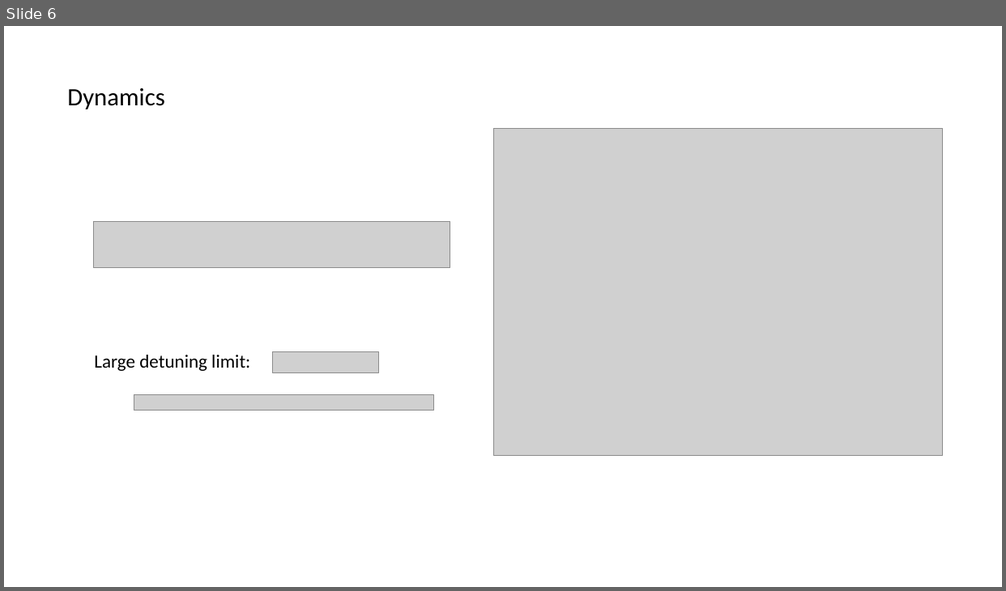
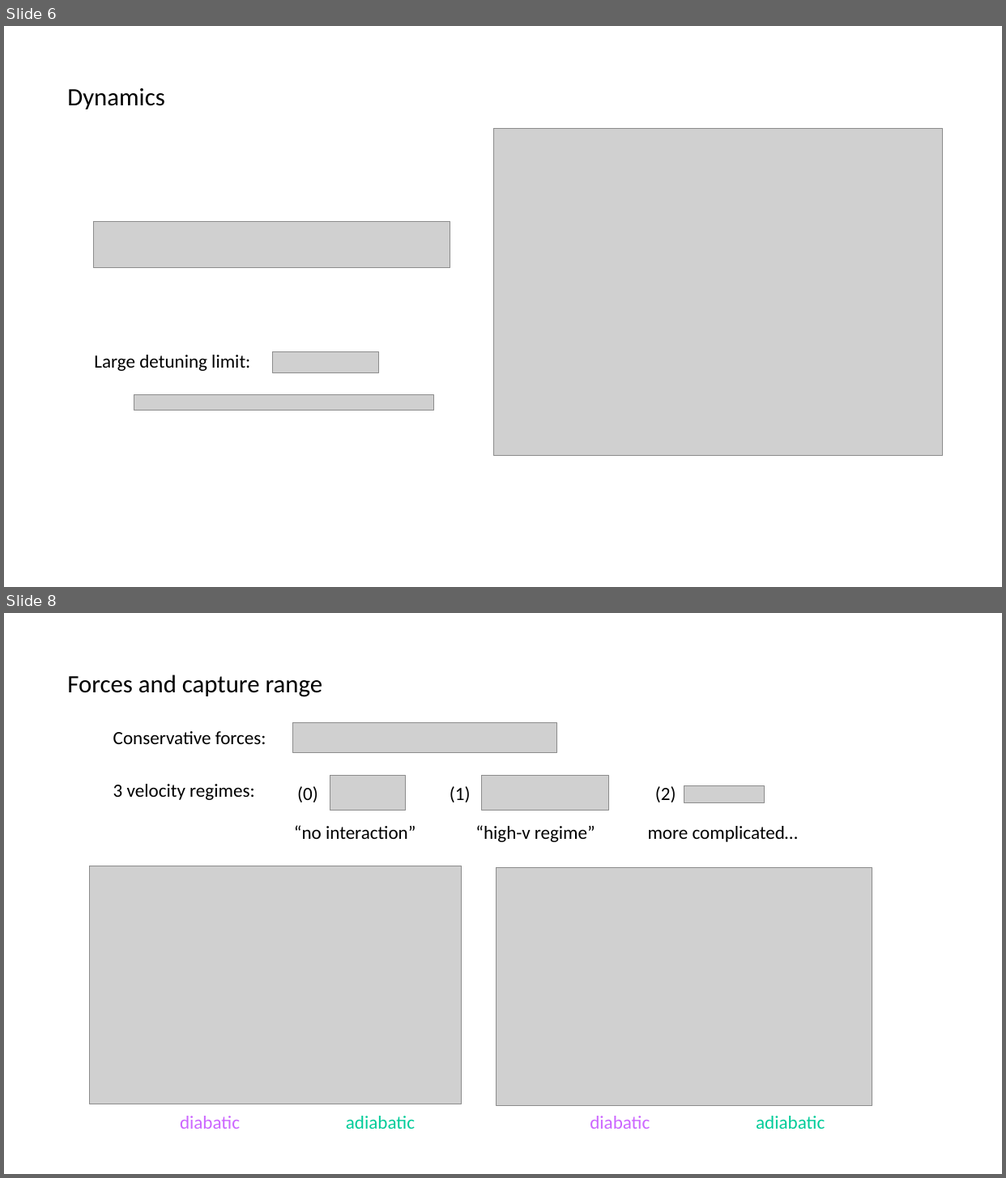
Before and after one commit to huanium/huanium, a slide deck: MIT PhD/ZGS/ZGS -Aug-26-2022/BUI-ZGS-Aug-26-2022.pptx. Shown one above the other, each under a label of ours: slide 6 before the commit, slides 6 and 8 after it; the slides between them are not shown. The pictures are 1006x591 and 1006x1178 pixels, drawn with LibreOffice and Linux fonts; fonts in the diff are those of the drawing; grey boxes stand for pictures. Boxes give left, top, right and bottom in pixels: in the first picture for what was removed or moved away, otherwise in the second. Text is boxed around its words. In the diff, an @@ line names an element or a change of style, - is before the commit and + after.

```diff
--- a/MIT PhD/ZGS/ZGS -Aug-26-2022/BUI-ZGS-Aug-26-2022.pptx
+++ b/MIT PhD/ZGS/ZGS -Aug-26-2022/BUI-ZGS-Aug-26-2022.pptx
@@ slide 8 added at (4,613,1002,1174), background #FFFFFF @@
@@ text added at (67,675,323,697), 24 pt, text #000000 @@
+Forces and capture range
@@ text added at (113,731,266,744), 18 pt, text #000000 @@
+Conservative forces:
@@ picture added at (293,722,556,752) @@
@@ picture added at (330,776,406,811) @@
@@ picture added at (482,776,608,811) @@
@@ text added at (113,784,254,800), 18 pt, text #000000 @@
+3 velocity regimes:
@@ text added at (297,786,318,803), 18 pt, text #000000 @@
+(0)
@@ text added at (450,786,471,803), 18 pt, text #000000 @@
+(1)
@@ text added at (655,786,676,803), 18 pt, text #000000 @@
+(2)
@@ picture added at (684,786,765,803) @@
@@ text added at (294,825,415,839), 18 pt, text #000000 @@
+“no interaction”
@@ text added at (475,825,595,842), 18 pt, text #000000 @@
+“high-v regime”
@@ text added at (648,826,798,842), 18 pt, text #000000 @@
+more complicated…
@@ picture added at (89,866,462,1104) @@
@@ picture added at (496,868,872,1106) @@
@@ text added at (180,1116,240,1129), 18 pt, text #CC66FF @@
+diabatic
@@ text added at (346,1116,415,1129), 18 pt, text #00CC99 @@
+adiabatic
@@ text added at (590,1116,650,1129), 18 pt, text #CC66FF @@
+diabatic
@@ text added at (756,1116,825,1129), 18 pt, text #00CC99 @@
+adiabatic
```
Also in this commit, not shown: 4 slides changed, 3 other slides added, 2 slides removed, 9 other files.
